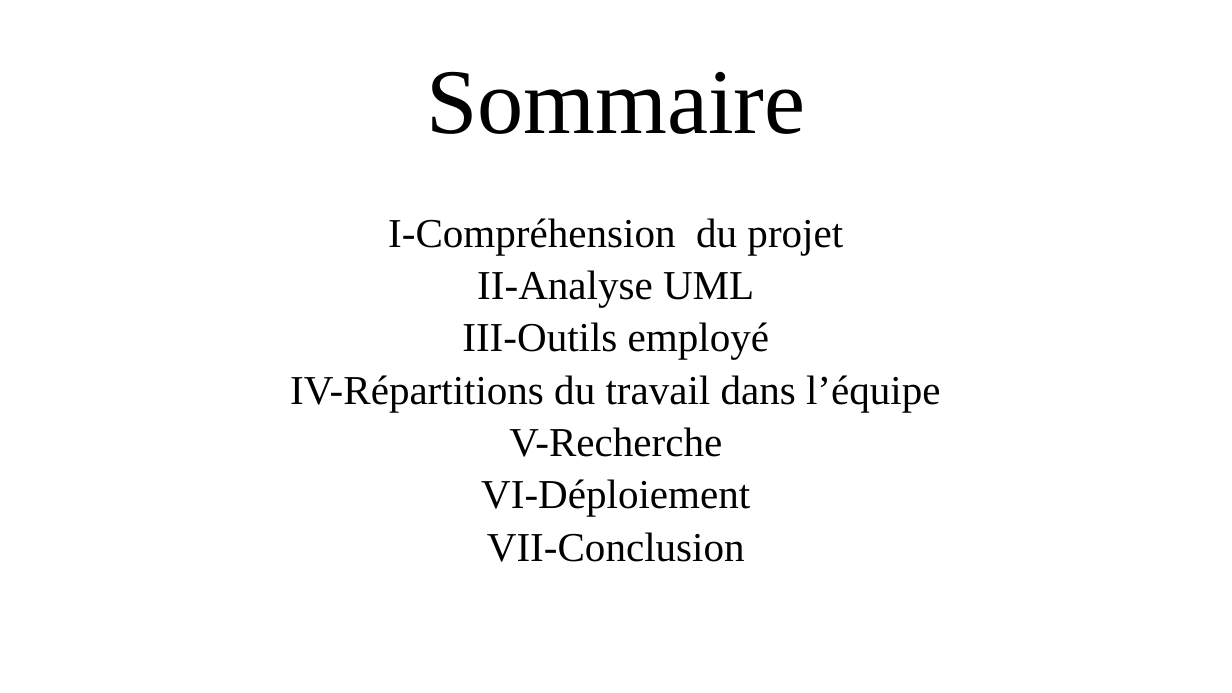
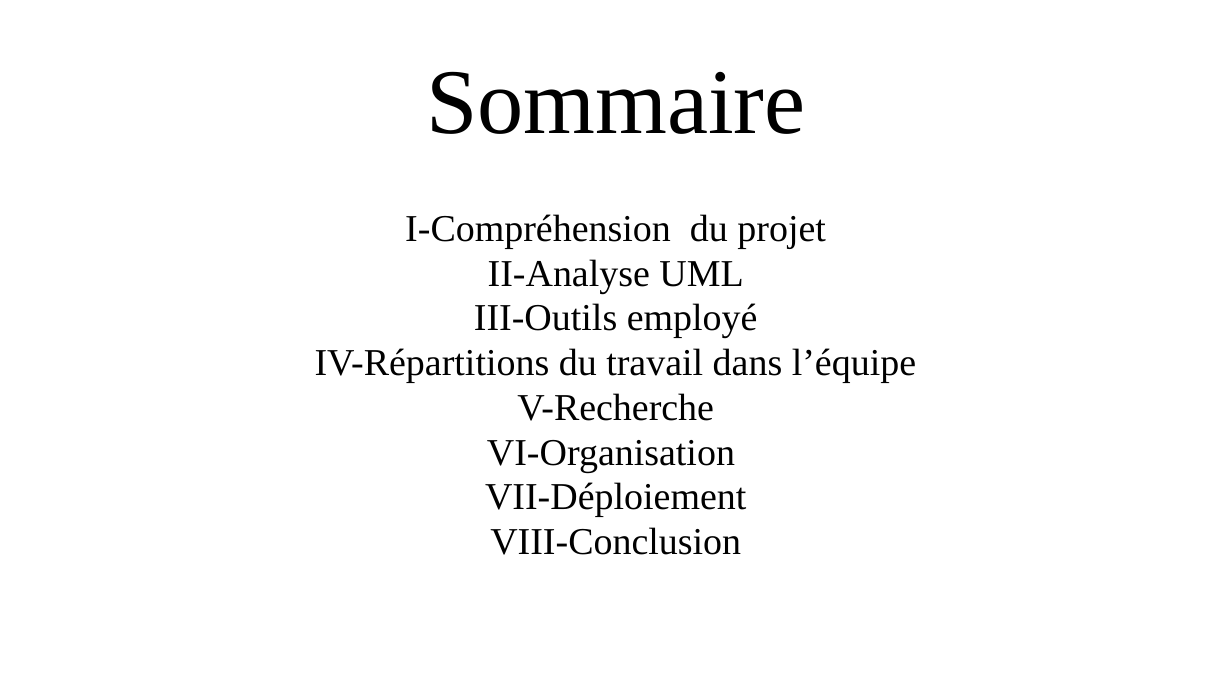
Before and after one commit to BtsSnirGpe/2020csg1, a slide deck: slide 2 of e1/doc/2020_csg1-cdc-E1-rev-1.pptx. Drawn at 1232x693 pixels with LibreOffice and Linux fonts; fonts in the diff are those of the drawing. Boxes give left, top, right and bottom in pixels: in the first picture for what was removed or moved away, otherwise in the second. Text is boxed around its words. In the diff, an @@ line names an element or a change of style, - is before the commit and + after.

Commit message:
projet

```diff
--- a/e1/doc/2020_csg1-cdc-E1-rev-1.pptx
+++ b/e1/doc/2020_csg1-cdc-E1-rev-1.pptx
@@ text at (315, 214, 916, 421): size 32 to 29.6 pt in "I-Compréhension du projet", "II-Analyse UML", "III-Outils employé", "IV-Répartitions du travail dans l’équipe" and 1 more places; line spacing 0.8 to 0.7 @@
@@ text at (485, 440, 746, 555): text changed; size 32 to 29.6 pt @@
-VI-Déploiement
-VII-Conclusion
+VI-Organisation
+VII-Déploiement
+VIII-Conclusion
```
Also in this commit, not shown: 2 other slides changed, 1 slide added, 1 other file.
